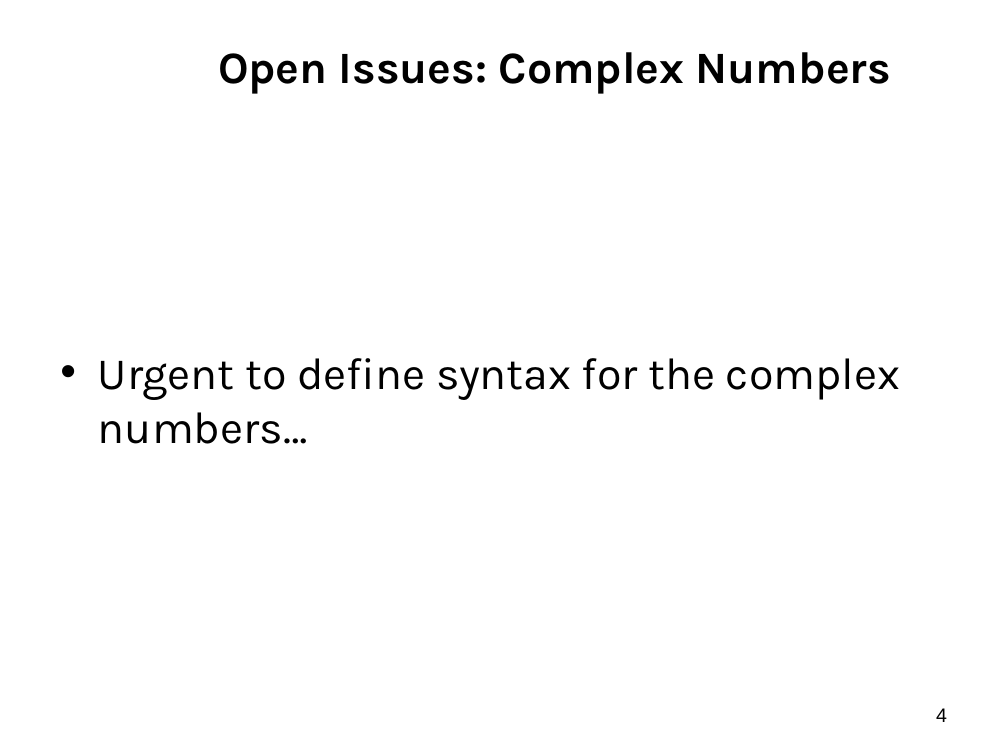
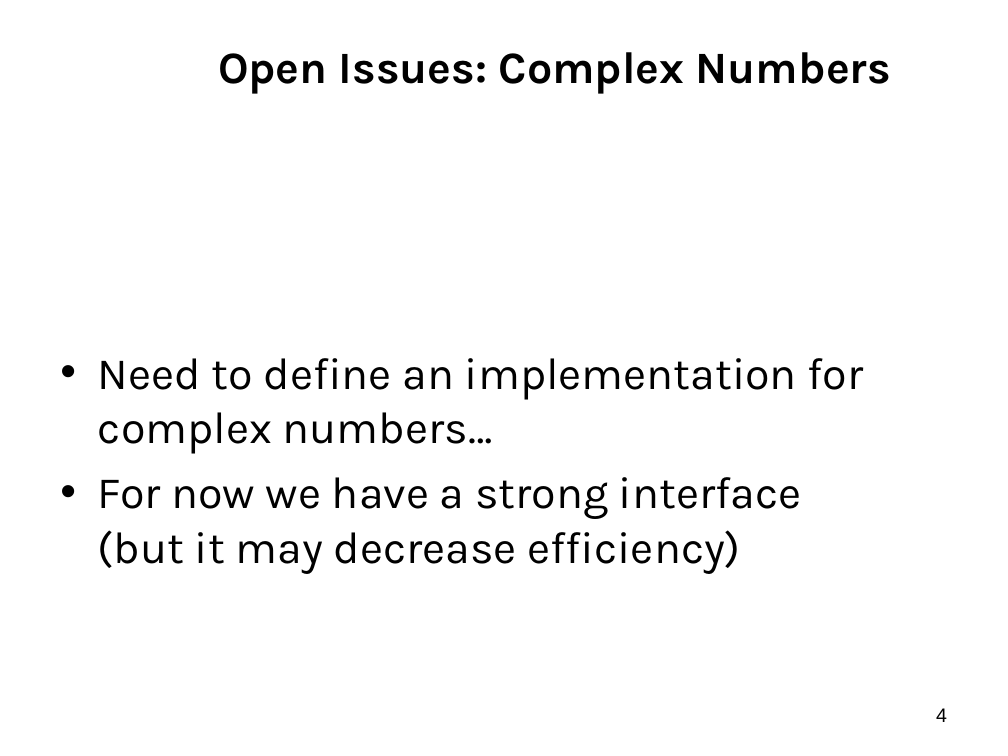
Before and after one commit to scilab/scilab2c, a slide deck: slide 4 of Doc/Presentations/Sci2CRequirements.ppt. Drawn at 1008x756 pixels with LibreOffice and Linux fonts; fonts in the diff are those of the drawing; background and template pictures are left out. Boxes give left, top, right and bottom in pixels: in the first picture for what was removed or moved away, otherwise in the second. Text is boxed around its words. In the diff, an @@ line names an element or a change of style, - is before the commit and + after.

Commit message:
Modifications on Complex implementation

```diff
--- a/Doc/Presentations/Sci2CRequirements.ppt
+++ b/Doc/Presentations/Sci2CRequirements.ppt
@@ text at (x1=98, y1=358, x2=864, y2=574): text changed @@
-• Urgent to define syntax for the complex numbers…
+• Need to define an implementation for complex numbers…
+• For now we have a strong interface
+  (but it may decrease efficiency)
```
Also in this commit, not shown: 5 other slides changed, 1 slide added, 1 slide removed.
